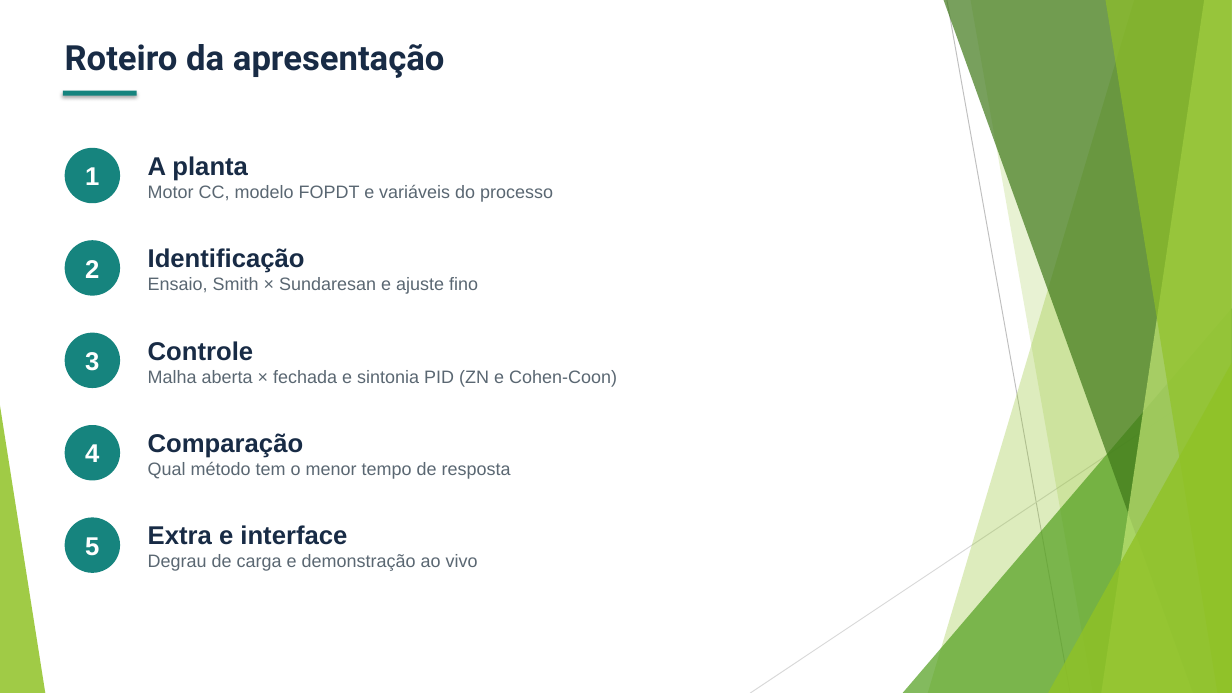
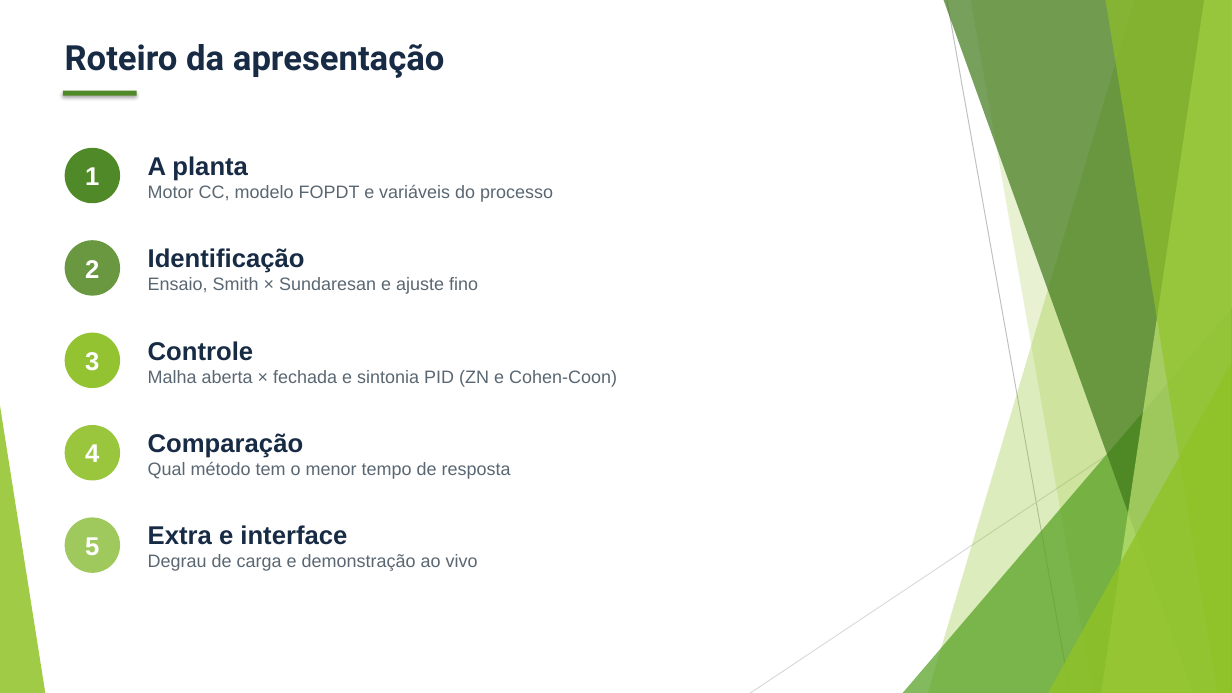
Before and after one commit to MariaRitaRR/projeto-de-embarcados-c13, a slide deck: slide 2 of Slides_Projeto_C13_1.pptx. Drawn at 1232x693 pixels with LibreOffice and Linux fonts; fonts in the diff are those of the drawing. Boxes give left, top, right and bottom in pixels: in the first picture for what was removed or moved away, otherwise in the second. Text is boxed around its words. In the diff, an @@ line names an element or a change of style, - is before the commit and + after.

```diff
--- a/Slides_Projeto_C13_1.pptx
+++ b/Slides_Projeto_C13_1.pptx
@@ rectangle at <box>63,91,137,96</box>: fill #16847E to #508927 @@
@@ ellipse "1" at <box>65,148,120,203</box>: fill #16847E to #508927 @@
@@ ellipse "2" at <box>65,240,120,296</box>: fill #16847E to #699841 @@
@@ ellipse "3" at <box>65,333,120,388</box>: fill #16847E to #93C331 @@
@@ ellipse "4" at <box>65,425,120,481</box>: fill #16847E to #99C63D @@
@@ ellipse "5" at <box>65,518,120,573</box>: fill #16847E to #9FC95D @@
```
Also in this commit, not shown: 10 other slides changed, 4 slides added.
